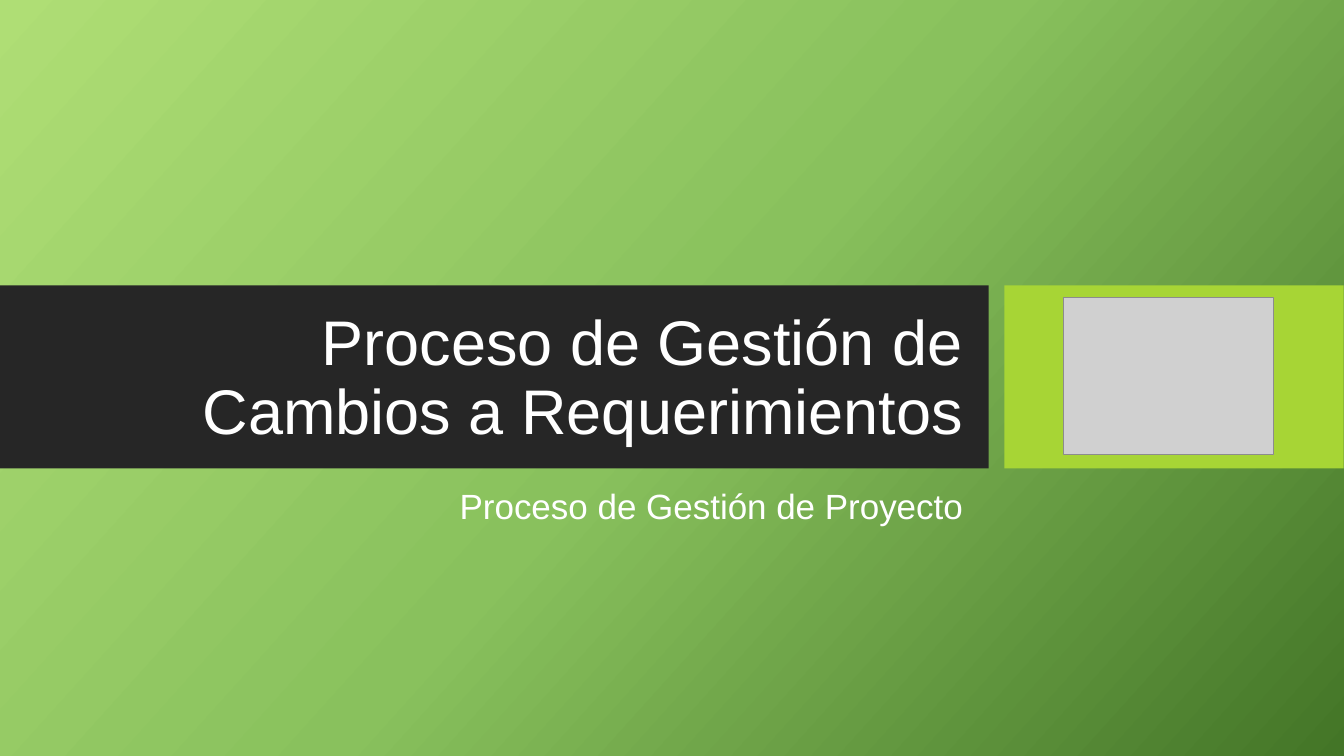
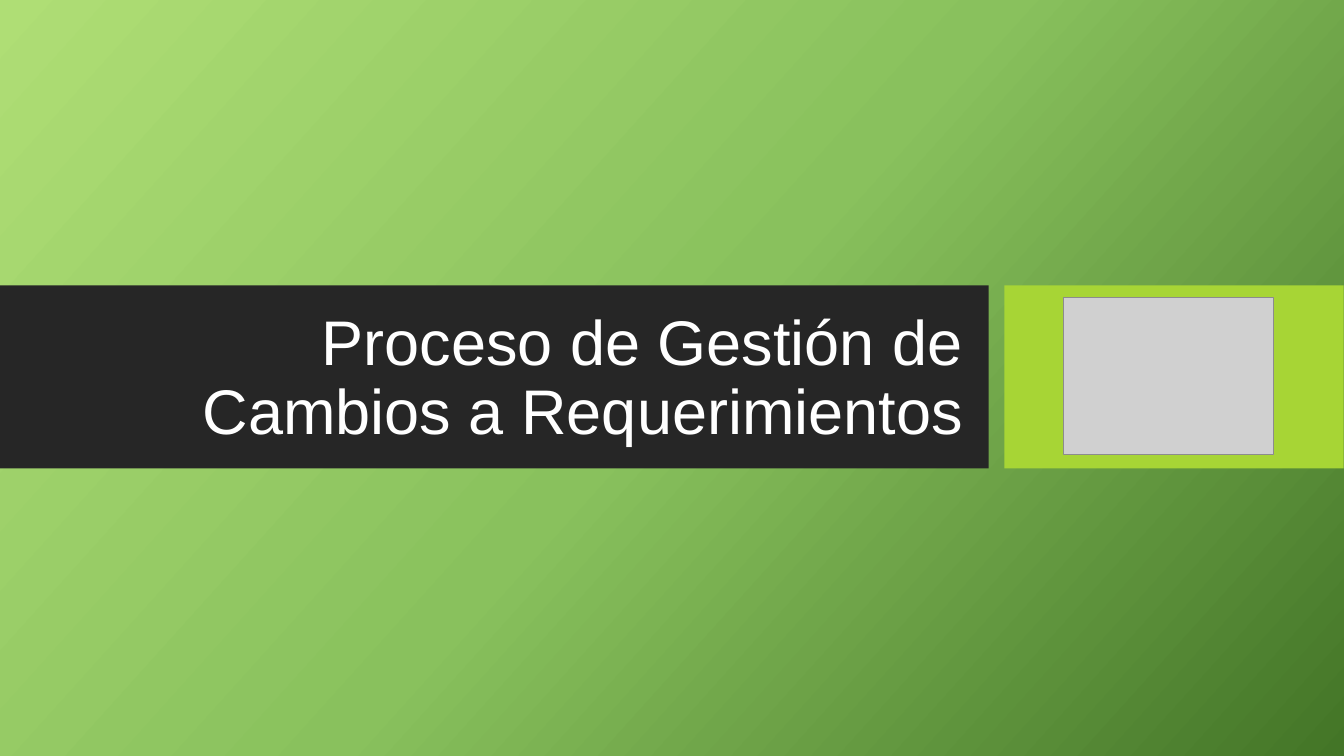
Before and after one commit to cjbensan/sistema-facturacion-inventario, a slide deck: slide 1 of CMMI-Nivel-2/REQM/PGCREQM_0.1_2015.pptx. Drawn at 1344x756 pixels with LibreOffice and Linux fonts; fonts in the diff are those of the drawing; grey boxes stand for pictures; background and template pictures are left out. Boxes give left, top, right and bottom in pixels: in the first picture for what was removed or moved away, otherwise in the second. Text is boxed around its words. In the diff, an @@ line names an element or a change of style, - is before the commit and + after.

Commit message:
Proceso d Gestión de Cambios a Requerimentos Versión 0.1 - 25/06/2015

```diff
--- a/CMMI-Nivel-2/REQM/PGCREQM_0.1_2015.pptx
+++ b/CMMI-Nivel-2/REQM/PGCREQM_0.1_2015.pptx
@@ subtitle removed at (460,493,963,526) @@
-Proceso de Gestión de Proyecto
```
Also in this commit, not shown: 2 other slides changed.
